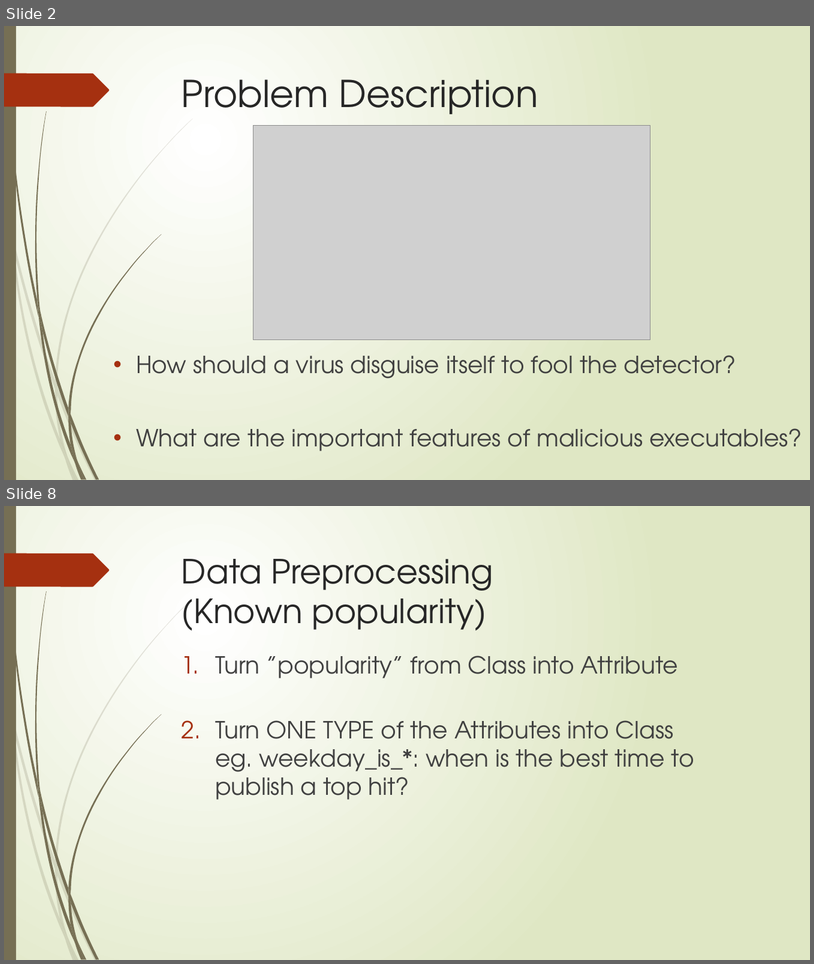
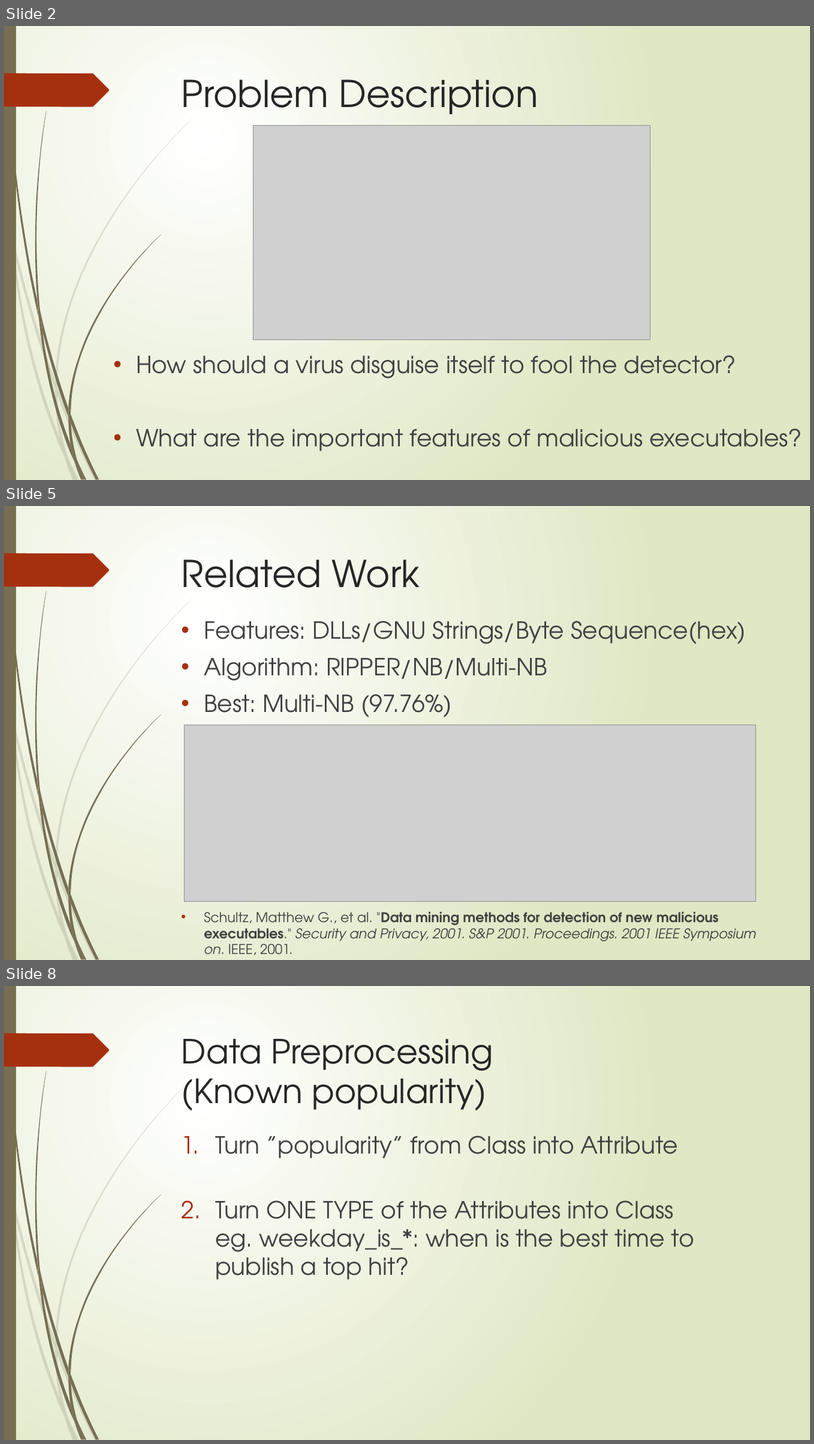
Before and after one commit to XiaokuanOSU/ML-Project, a slide deck: PPTGroup10.pptx. Shown one above the other, each under a label of ours: slides 2 and 8 before the commit, slides 2, 5 and 8 after it; the slides between them are not shown. The pictures are 814x964 and 814x1444 pixels, drawn with LibreOffice and Linux fonts; fonts in the diff are those of the drawing; grey boxes stand for pictures. Boxes give left, top, right and bottom in pixels: in the first picture for what was removed or moved away, otherwise in the second. Text is boxed around its words. In the diff, an @@ line names an element or a change of style, - is before the commit and + after.

```diff
--- a/PPTGroup10.pptx
+++ b/PPTGroup10.pptx
@@ slide 5 added at (4, 506, 810, 960), background gradient #FFFFFF to #DFE8C4; not listed: 24 template elements that a slide beside it also shows @@
@@ title added at (182, 559, 420, 588), 44 pt, text #262626 @@
+Related Work
@@ text added at (204, 621, 757, 955), 16 pt, text #404040 @@
+• Features: DLLs/GNU Strings/Byte Sequence(hex)
+• Algorithm: RIPPER/NB/Multi-NB
+• Best: Multi-NB (97.76%)
+• Schultz, Matthew G., et al. "Data mining methods for detection of new malicious executables." Security and Privacy, 2001. S&P 2001. Proceedings. 2001 IEEE Symposium on. IEEE, 2001.
@@ picture added at (184, 725, 756, 901) @@
```
Also in this commit, not shown: 3 slides changed, 1 other slide added, 8 slides removed.
